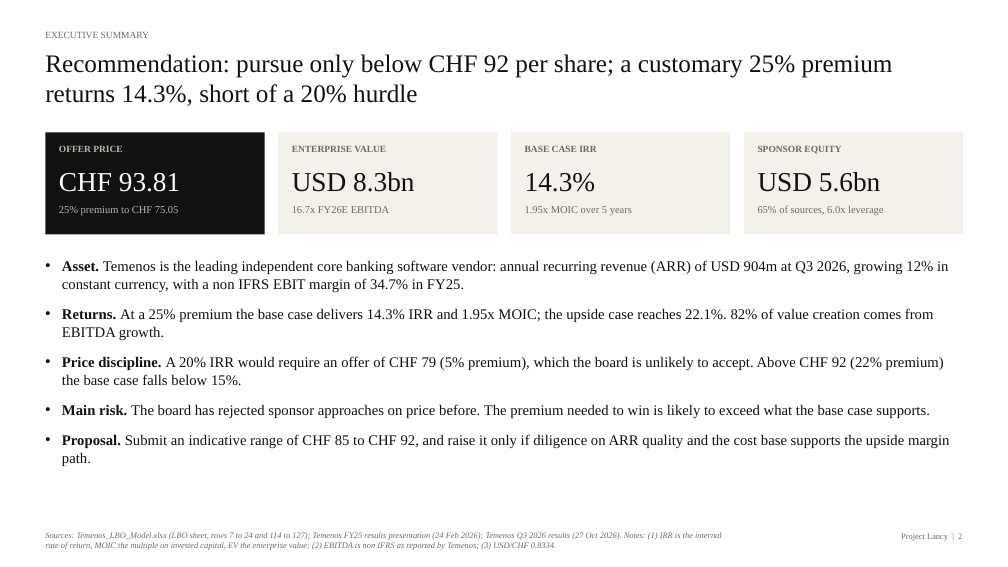
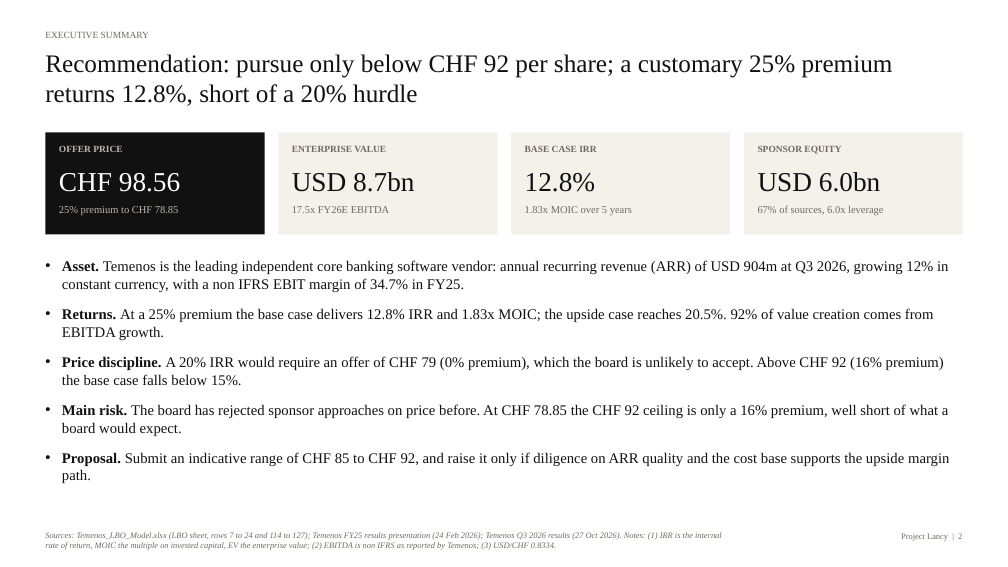
Before and after one commit to pascalielric/financelab, a slide deck: slide 2 of downloads/Temenos_LBO_IC_Deck.pptx. Drawn at 1008x567 pixels with LibreOffice and Linux fonts; fonts in the diff are those of the drawing. Boxes give left, top, right and bottom in pixels: in the first picture for what was removed or moved away, otherwise in the second. Text is boxed around its words. In the diff, an @@ line names an element or a change of style, - is before the commit and + after.

```diff
--- a/downloads/Temenos_LBO_IC_Deck.pptx
+++ b/downloads/Temenos_LBO_IC_Deck.pptx
@@ text at (45, 54, 893, 106): text changed @@
-Recommendation: pursue only below CHF 92 per share; a customary 25% premium returns 14.3%, short of a 20% hurdle
+Recommendation: pursue only below CHF 92 per share; a customary 25% premium returns 12.8%, short of a 20% hurdle
@@ text at (59, 173, 180, 192): text changed @@
-CHF 93.81
+CHF 98.56
@@ text at (292, 172, 414, 192): text changed @@
-USD 8.3bn
+USD 8.7bn
@@ text at (525, 173, 596, 192): text changed @@
-14.3%
+12.8%
@@ text at (758, 172, 880, 192): text changed @@
-USD 5.6bn
+USD 6.0bn
@@ text at (59, 206, 179, 215): text changed @@
-25% premium to CHF 75.05
+25% premium to CHF 78.85
@@ text at (292, 206, 389, 213): text changed @@
-16.7x FY26E EBITDA
+17.5x FY26E EBITDA
@@ text at (525, 206, 632, 215): text changed @@
-1.95x MOIC over 5 years
+1.83x MOIC over 5 years
@@ text at (758, 205, 883, 215): text changed @@
-65% of sources, 6.0x leverage
+67% of sources, 6.0x leverage
@@ text at (62, 308, 949, 436): text changed @@
-• Returns. At a 25% premium the base case delivers 14.3% IRR and 1.95x MOIC; the upside case reaches 22.1%. 82% of value creation comes from EBITDA growth.
-• Price discipline. A 20% IRR would require an offer of CHF 79 (5% premium), which the board is unlikely to accept. Above CHF 92 (22% premium) the base case falls below 15%.
-• Main risk. The board has rejected sponsor approaches on price before. The premium needed to win is likely to exceed what the base case supports.
+• Returns. At a 25% premium the base case delivers 12.8% IRR and 1.83x MOIC; the upside case reaches 20.5%. 92% of value creation comes from EBITDA growth.
+• Price discipline. A 20% IRR would require an offer of CHF 79 (0% premium), which the board is unlikely to accept. Above CHF 92 (16% premium) the base case falls below 15%.
+• Main risk. The board has rejected sponsor approaches on price before. At CHF 78.85 the CHF 92 ceiling is only a 16% premium, well short of what a board would expect.
```
Also in this commit, not shown: 7 other slides changed, 8 other files.
